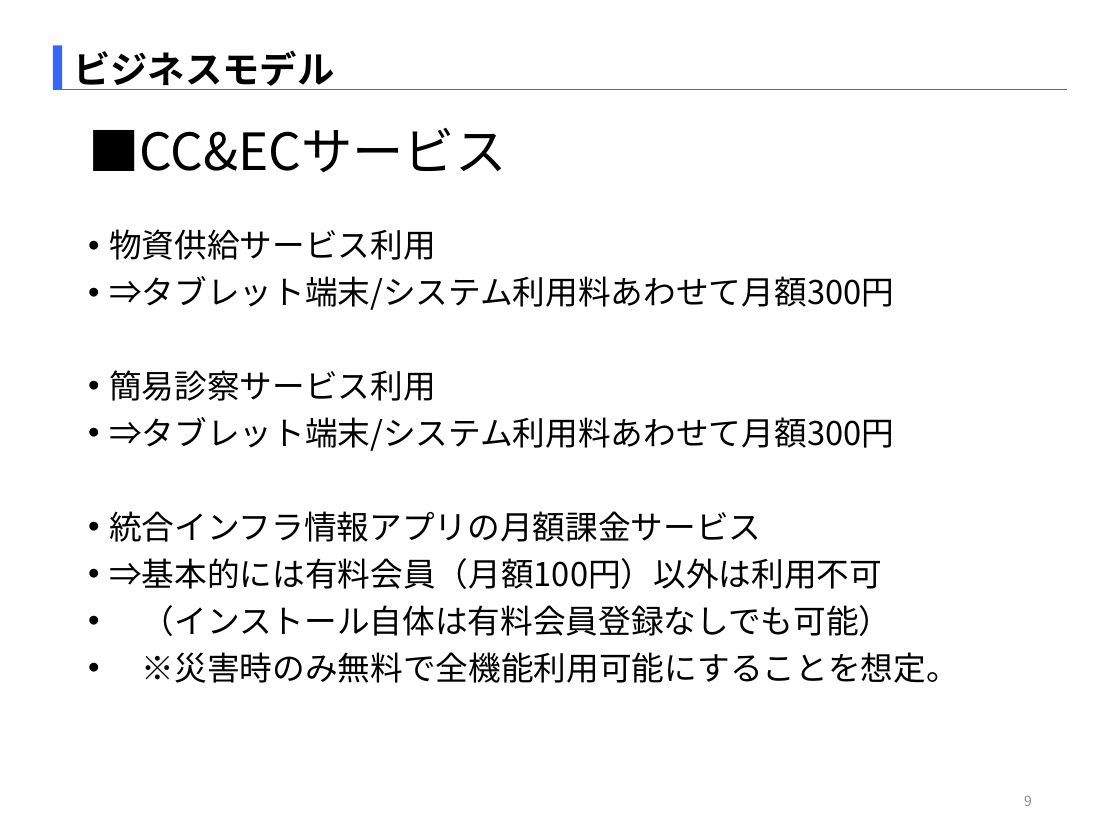
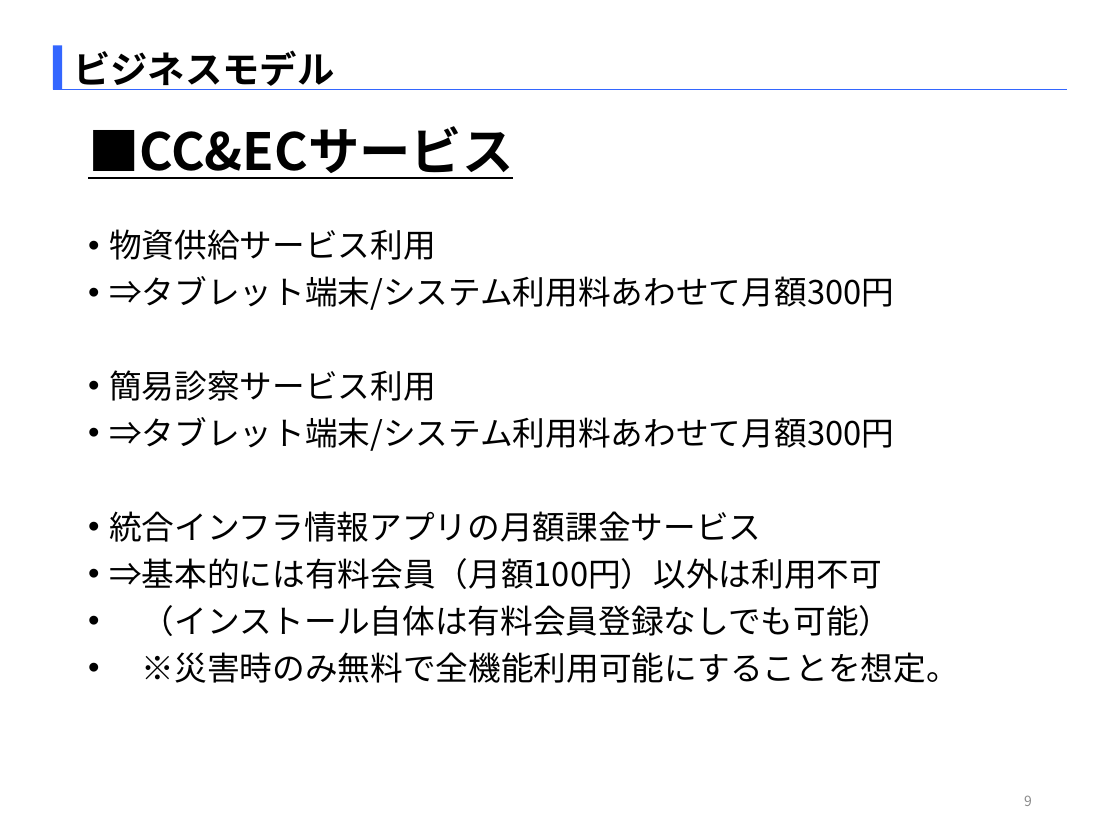
Before and after one commit to SITH-YN/PythonTool, a slide deck: slide 9 of Temp/EMB本部_中村洋太_290863_[HPC解析_CC&ECサービス].pptx. Drawn at 1120x840 pixels with LibreOffice and Linux fonts; fonts in the diff are those of the drawing. Boxes give left, top, right and bottom in pixels: in the first picture for what was removed or moved away, otherwise in the second. Text is boxed around its words. In the diff, an @@ line names an element or a change of style, - is before the commit and + after.

```diff
--- a/Temp/EMB本部_中村洋太_290863_[HPC解析_CC&ECサービス].pptx
+++ b/Temp/EMB本部_中村洋太_290863_[HPC解析_CC&ECサービス].pptx
@@ title "■CC&ECサービス" at <box>88,126,513,179</box>: bold on, underline on @@
```
Also in this commit, not shown: 10 other slides changed.
